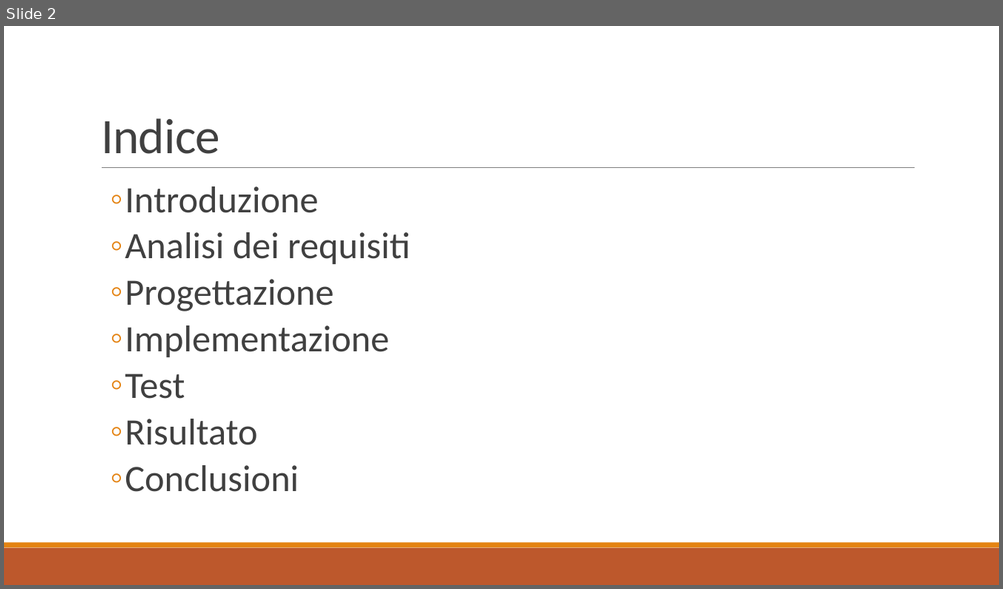
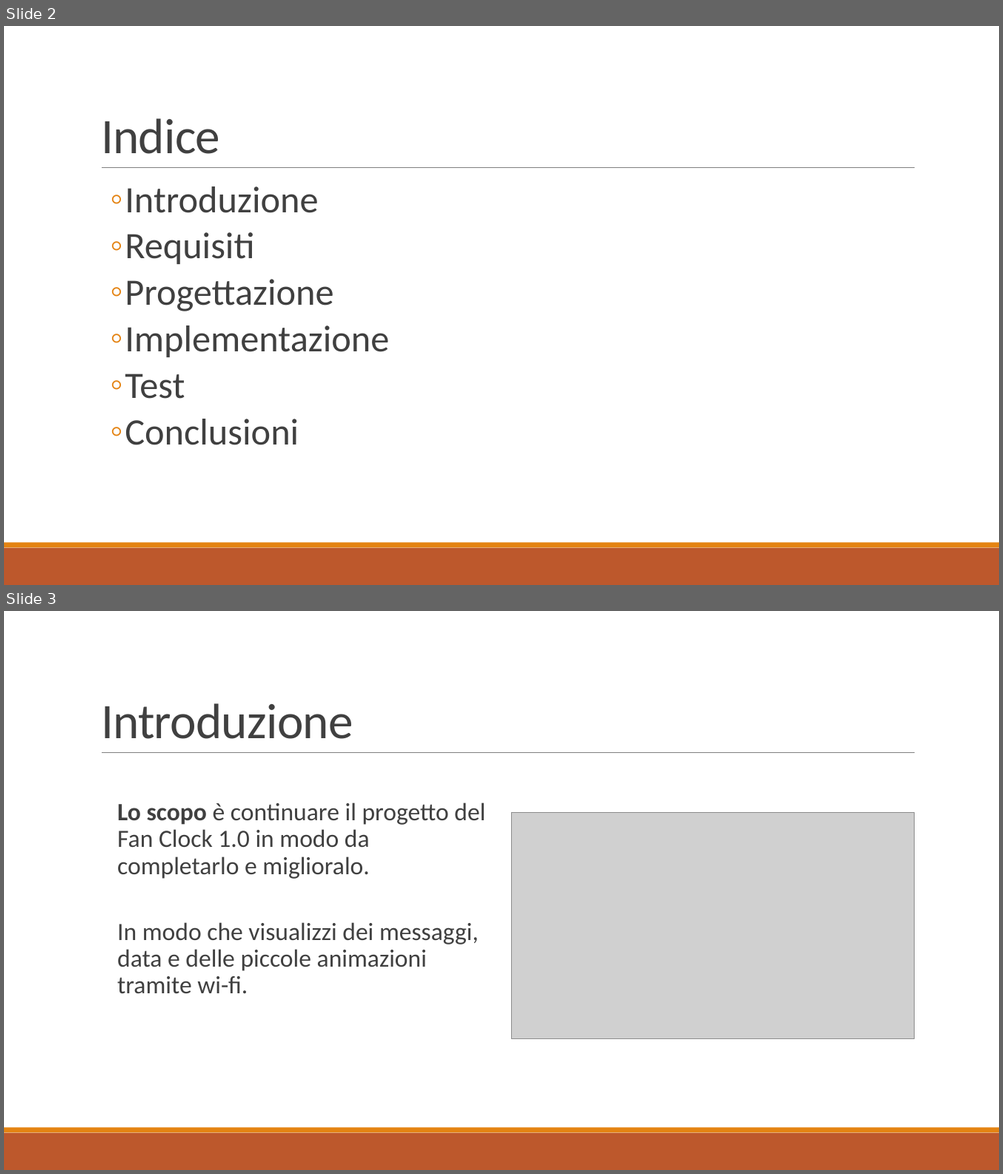
Before and after one commit to nemastojanovic/FanClock2, a slide deck: Documentazione/I3_PRESENTAZIONE_PROG3.pptx. Shown one above the other, each under a label of ours: slide 2 before the commit, slides 2 and 3 after it. The pictures are 1003x589 and 1003x1174 pixels, drawn with LibreOffice and Linux fonts; fonts in the diff are those of the drawing; grey boxes stand for pictures. Boxes give left, top, right and bottom in pixels: in the first picture for what was removed or moved away, otherwise in the second. Text is boxed around its words. In the diff, an @@ line names an element or a change of style, - is before the commit and + after.

```diff
--- a/Documentazione/I3_PRESENTAZIONE_PROG3.pptx
+++ b/Documentazione/I3_PRESENTAZIONE_PROG3.pptx
@@ slide 3 added at [4, 611, 999, 1170], background #FFFFFF; not listed: 3 template elements that a slide beside it also shows @@
@@ title added at [101, 703, 353, 739], 48 pt, text #404040 @@
+Introduzione
@@ text added at [117, 803, 485, 994], 24 pt, text #404040 @@
+  Lo scopo è continuare il progetto del Fan Clock 1.0 in modo da completarlo e miglioralo.
+  In modo che visualizzi dei messaggi, data e delle piccole animazioni tramite wi-fi.
@@ picture added at [512, 812, 914, 1039] @@
@@ slide 2 changed as well @@
@@ text at [125, 232, 254, 264]: text changed @@
-  ◦ Analisi dei requisiti
+  ◦ Requisiti
@@ text at [125, 419, 257, 446]: paragraph removed @@
-  ◦ Risultato
```
Also in this commit, not shown: 3 other slides changed, 9 other slides added, 12 slides removed.
